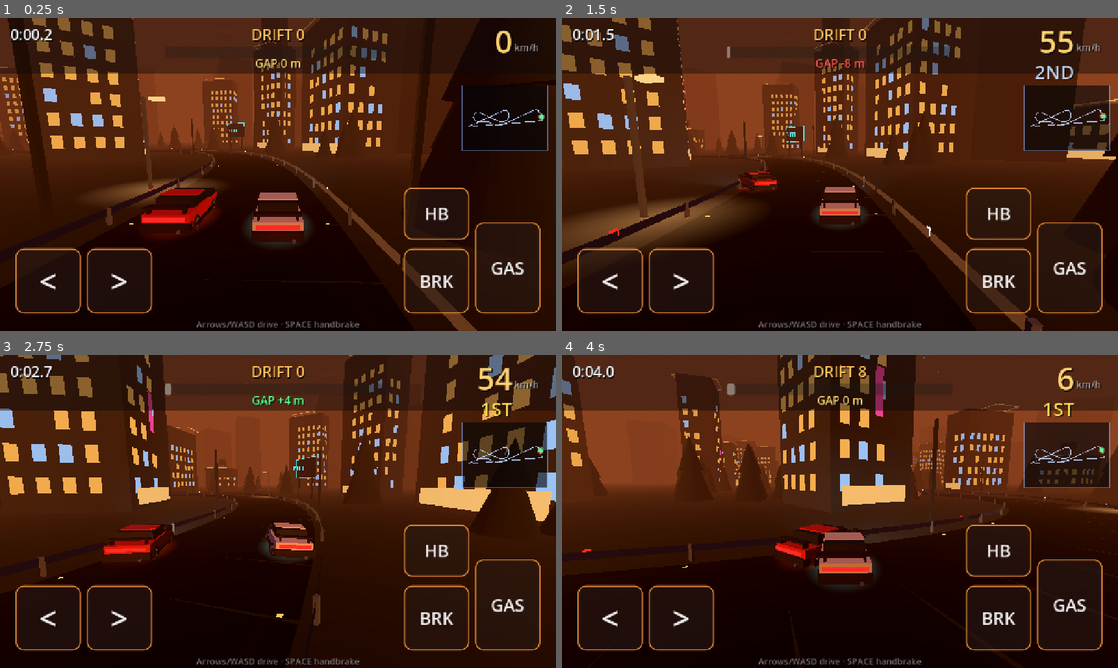
Above: before the commit, frames 1-4 (two rows, left to right).
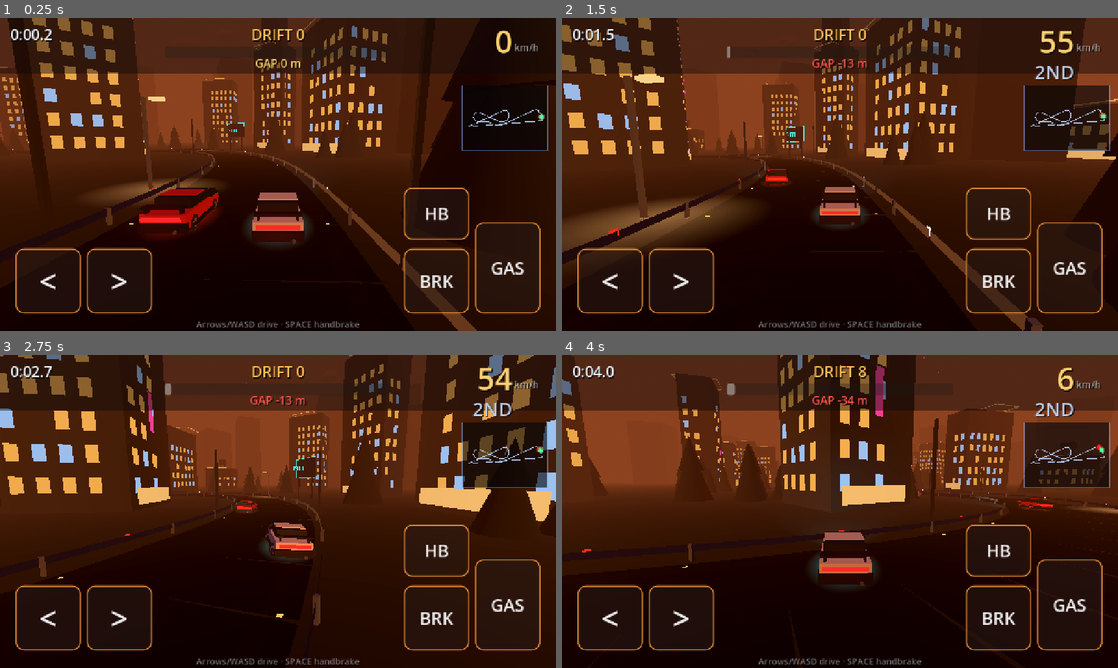
Above: after the commit, the same moments.

Repository: Thefreatbandz/touge
Game: Godot game, scene res://tests/drive_test.tscn
Two runs of this game, one before a commit and one after it. Both use one fixed random seed, a clock stepped at 60 frames per second and the inputs below. This scene is started directly instead of the project's main scene.
Inputs:
- Up to frame 1 (0.25 s): no input
- Up to frame 2 (1.5 s): hold Up from 0.53 s (still down); tap Space at 0.77 s
- Up to frame 3 (2.75 s): tap Space at 1.52 s; release Up at 2.03 s; hold Left from 2.03 s (still down)
- Up to frame 4 (4 s): tap Space at 3.02, 3.77 s; release Left at 3.53 s; hold Down from 3.53 s (still down)

The runs differ from the first frame. In frame 1, 0.2% of the frame differs, in the area x 25-40%, y 54-70%; in frame 2, 0.5%; in frame 3, 1.4%, in the area x 18-98%, y 13-67%; in frame 4, 1.2%.
Error before the commit: Invalid assignment of property or key '_test_steer_on' with value of type 'bool' on a base object of type 'Node3D (main.gd)'. (res://tests/drive_test.gd:24)
Error after the commit: Invalid assignment of property or key '_test_steer_on' with value of type 'bool' on a base object of type 'Node3D (main.gd)'. (res://tests/drive_test.gd:25)

Commit message:
TOUGE: rival AI deep fix - no more wall grinding

Diff:
--- a/scripts/main.gd
+++ b/scripts/main.gd
@@ -287,28 +287,41 @@
 		_cam.global_position += Vector3(sin(t * 39.0) * sh * 0.4, cos(t * 47.0) * sh * 0.3, 0)
 
 func _ai_inputs() -> Array:
-	# pure-pursuit rival: chase a lookahead point, brake for curvature, rubber-band
+	# pure-pursuit rival: short lookahead, aim off the wall, capped steer so the
+	# power-slide never triggers (that was throwing it into the rails)
 	var seg := _rival._seg
 	var pos := _rival.global_position
 	var speed := _rival.vel.length()
 	var last := _track.points.size() - 1
-	var look := clampi(8 + int(speed * 1.1), 8, 42)
+	var look := clampi(int(5.0 + speed * 0.55), 6, 20)
 	var ti := mini(seg + look, _track.finish_idx + 4)
 	var target: Vector3 = _track.points[ti]
+	var q: Vector3 = _track.query(pos, seg)
+	var lat: float = q.y  # + = right of center
+	if absf(lat) > 2.0:
+		target -= _track.sides[ti] * signf(lat) * 2.5
 	var to_t := target - pos
 	to_t.y = 0.0
 	var steer := 0.0
 	if to_t.length_squared() > 0.01:
 		var want_yaw := atan2(-to_t.x, -to_t.z)
 		var dyaw := wrapf(want_yaw - _rival.yaw, -PI, PI)
-		steer = clampf(dyaw * 2.2, -1.0, 1.0)
+		steer = clampf(dyaw * 2.4, -1.0, 1.0)
+	if absf(lat) > 2.4:
+		steer = clampf(steer + signf(lat) * 0.8, -1.0, 1.0)
+	# cap steer at speed: full lock + speed = power-slide = wall
+	if speed > 26.0:
+		steer = clampf(steer, -0.72, 0.72)
+	# curvature scan for braking
 	var curve := 0.0
-	var k := seg + 5
-	var kend := mini(seg + 34, last)
+	var k := seg + 4
+	var kend := mini(seg + 26, last)
 	while k <= kend:
 		curve = maxf(curve, absf(wrapf(_track.yaws[k] - _track.yaws[seg], -PI, PI)))
-		k += 3
-	var corner_speed := lerpf(52.0, 21.0, clampf(curve / 0.85, 0.0, 1.0))
+		k += 2
+	var corner_speed := lerpf(52.0, 21.0, clampf(curve / 0.7, 0.0, 1.0))
+	if absf(lat) > 3.2:
+		corner_speed = minf(corner_speed, 24.0)
 	var gap := _track.progress_of(_rival._seg) - _track.progress_of(_car._seg)
 	var top := 49.0 + clampf(-gap * 300.0, -3.0, 4.0)
 	var target_speed := minf(corner_speed, top)
--- a/tests/drive_test.gd
+++ b/tests/drive_test.gd
@@ -12,6 +12,7 @@
 var _prog_frame := 0
 var _rival_prog := 0.0
 var _rival_finished := false
+var _rival_wall_frames := 0
 
 func _ready() -> void:
 	var ps: PackedScene = load("res://scenes/main.tscn")
@@ -74,6 +75,9 @@
 	_rival_prog = maxf(_rival_prog, _main._track.progress_of(_main._rival._seg))
 	if _main._rival_done:
 		_rival_finished = true
+	var rq: Vector3 = _main._track.query(_main._rival.global_position, _main._rival._seg)
+	if absf(rq.y) > 3.5:
+		_rival_wall_frames += 1
 	if _main._state == 3:
 		_finished = true
 	if _frame == 600 or _frame == 1800 or _frame == 3590:
@@ -85,8 +89,9 @@
 	if _frame == 3600 or _frame == 6000 or _frame == 9000 or _frame == 11990:
 		var p2: Vector3 = _main._car.global_position
 		var ok_pos := p2.x == p2.x and p2.y == p2.y and p2.z == p2.z  # no NaN
-		print("TEST RESULT ok_pos=%s prog=%.2f rprog=%.2f drift=%.0f finished=%s rival_done=%s" % [
-			str(ok_pos), _min_prog, _rival_prog, _max_drift, str(_finished), str(_rival_finished)])
+		print("TEST RESULT ok_pos=%s prog=%.2f rprog=%.2f drift=%.0f finished=%s rival_done=%s wall=%d/%d" % [
+			str(ok_pos), _min_prog, _rival_prog, _max_drift, str(_finished), str(_rival_finished),
+			_rival_wall_frames, _frame])
 		if ok_pos and _min_prog > 0.25 and _max_drift > 50.0 and _rival_prog > 0.20:
 			print("TEST PASS")
 		else:
Not shown, added: GFX_IDEAS.md
Not shown, changed: build/web/index.html
Not shown, changed: build/web/index.pck
Not shown, changed: docs/index.html
Not shown, changed: docs/touge.html
Not shown, changed: docs/touge.pck
